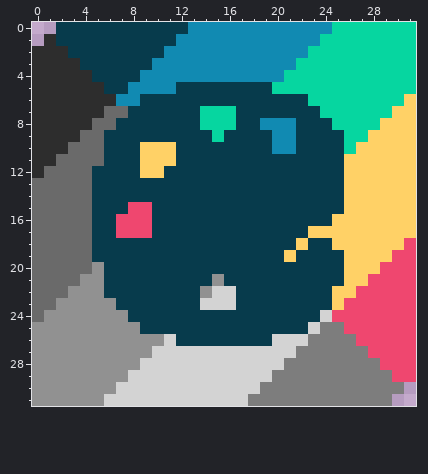
File history of a pixel-art sprite, assets/icon.png. Above, as it was before the edit.
The file is 128x128 pixels, drawn in blocks of 4x4; one block is one cell here.
After the commit:
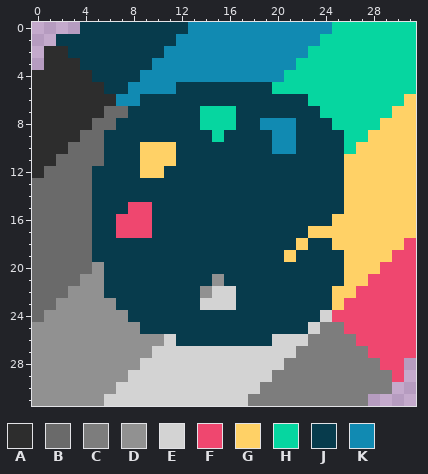
Palette (. is transparent): A #2d2d2d  B #6a6a6a  C #7d7d7d  D #919191  E #d3d3d3  F #ef476f  G #ffd166  H #06d6a0  J #073b4c  K #118ab2
Diff:
@@ x 0..5 @@
- 0 ..JJJJ
- 1 .AJJJJ
- 2 AAAJJJ
- 3 AAAAJJ
+ 0 ....JJ
+ 1 ..JJJJ
+ 2 .AAJJJ
+ 3 .AAAJJ
  4 AAAAAJ
@@ x 26..31 @@
 27 CCFFFF
-28 CCCFFF
-29 CCCCFF
-30 CCCCC.
-31 CCCC..
+28 CCCFF.
+29 CCCCF.
+30 CCCC..
+31 CC....
Boxes around the changes in both pictures, in picture pixels (x1, y1, x2, y2):
erased: (32, 22, 80, 70)
erased: (368, 358, 416, 406)
